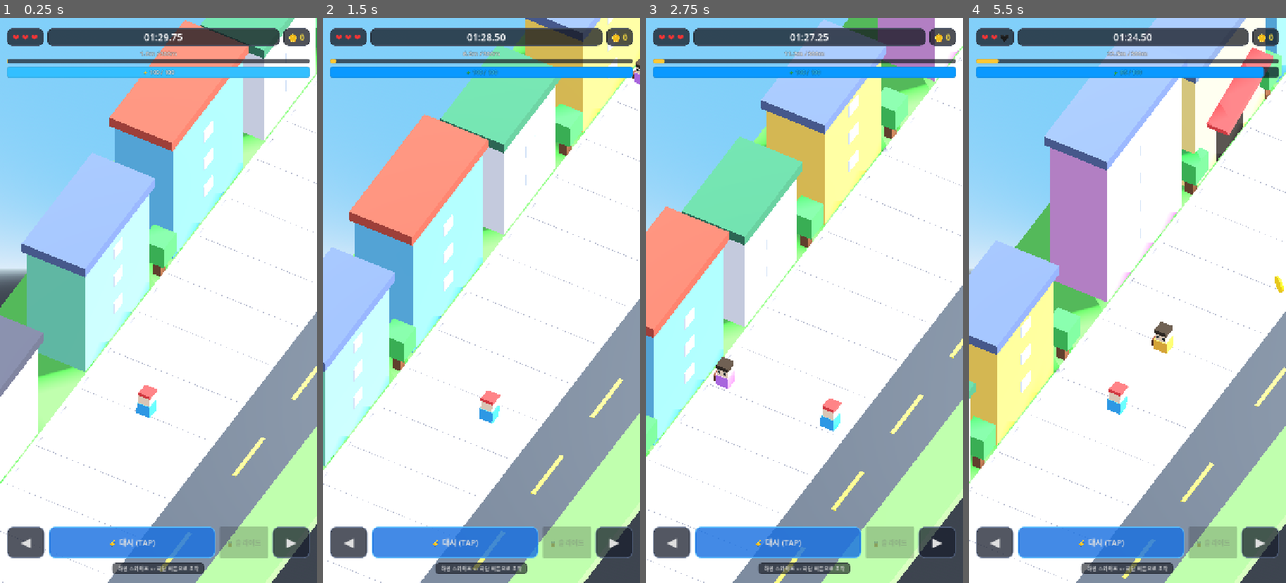
Above: before the commit, frames 1-4 (left to right).
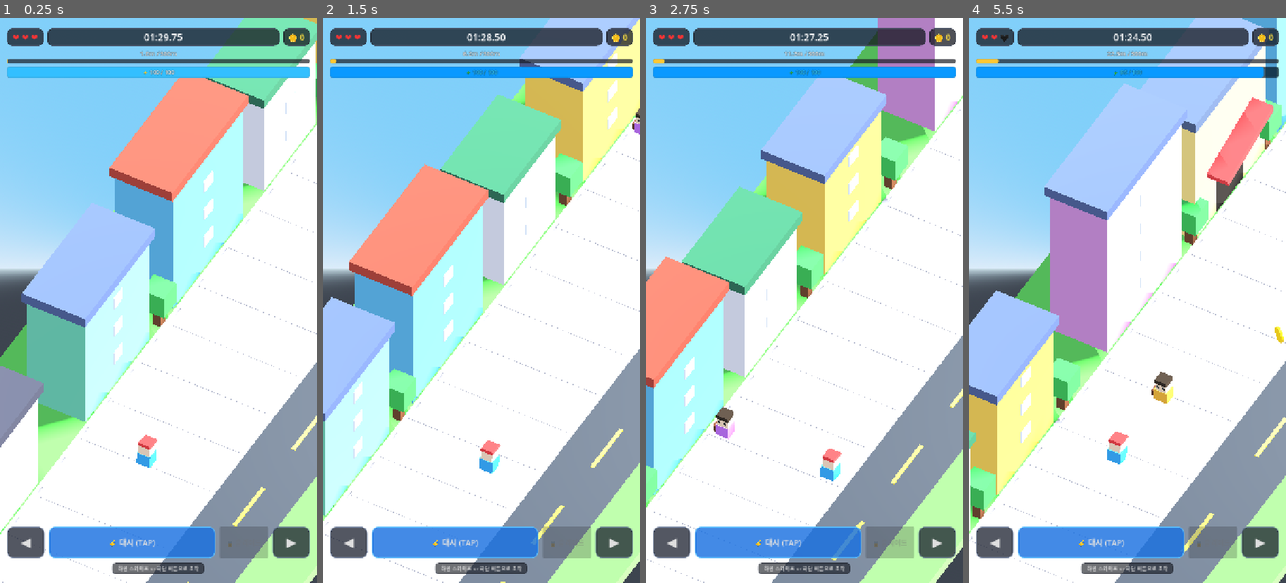
Above: after the commit, the same moments.

Repository: Harryki/walk
Game: Godot game, scene res://scenes/main.tscn
The game is run twice, just before and just after one commit, with the same random seed, the same clock (stepped at 60 frames per second) and the same inputs.
Inputs (mouse positions are in pixels of both pictures, inside the frame that each line leads up to):
- Up to frame 1 (0.25 s): no input
- Up to frame 2 (1.5 s): tap Enter at 0.5 s; move the mouse to (551, 272) at 0.52 s; hold Right (move_right) 0.53-1.25 s; hold Up (slide) 0.53-1.25 s; click (551, 272) at 0.67 s; drag from (418, 328) to (465, 413) at 1.27 s
- Up to frame 3 (2.75 s): move the mouse to (836, 176) at 2.02 s; hold Right (move_right) from 2.03 s (still down); tap Enter at 2.1 s
- Up to frame 4 (5.5 s): release Right (move_right) at 2.75 s; drag from (1111, 413) to (1032, 215) at 2.77 s; move the mouse to (1222, 385) at 3.52 s; hold Left (move_left) 3.53-4.25 s; hold Space (tap_boost) 3.53-4.25 s; drag from (1032, 215) to (1079, 159) at 4.27 s; move the mouse to (1143, 300) at 5.02 s; hold Left (move_left) from 5.03 s (still down); hold Up (slide) from 5.03 s (still down); click (1143, 300) at 5.17 s

The runs differ from the first frame. In frame 1, 34% of the frame differs, in the area x 0-100%, y 0-100%; in frame 2, 37%; in frame 3, 35%; in frame 4, 34%.

Commit message:
tune: shift camera 2 additional spaces forward to optimize player placement at 80% screen height

Diff:
--- a/scenes/main.tscn
+++ b/scenes/main.tscn
@@ -49,7 +49,7 @@
 [node name="Player" parent="." unique_id=1889903990 instance=ExtResource("3_player")]
 
 [node name="Camera3D" type="Camera3D" parent="." unique_id=1698097130]
-transform = Transform3D(-0.872683, 0.351796, -0.338621, 0, 0.693487, 0.720469, 0.488287, 0.628741, -0.605194, -2.52, 10, -3.2)
+transform = Transform3D(-0.872683, 0.351796, -0.338621, 0, 0.693487, 0.720469, 0.488287, 0.628741, -0.605194, -1.4, 10, -1.2)
 keep_aspect = 0
 projection = 1
 size = 10.5
